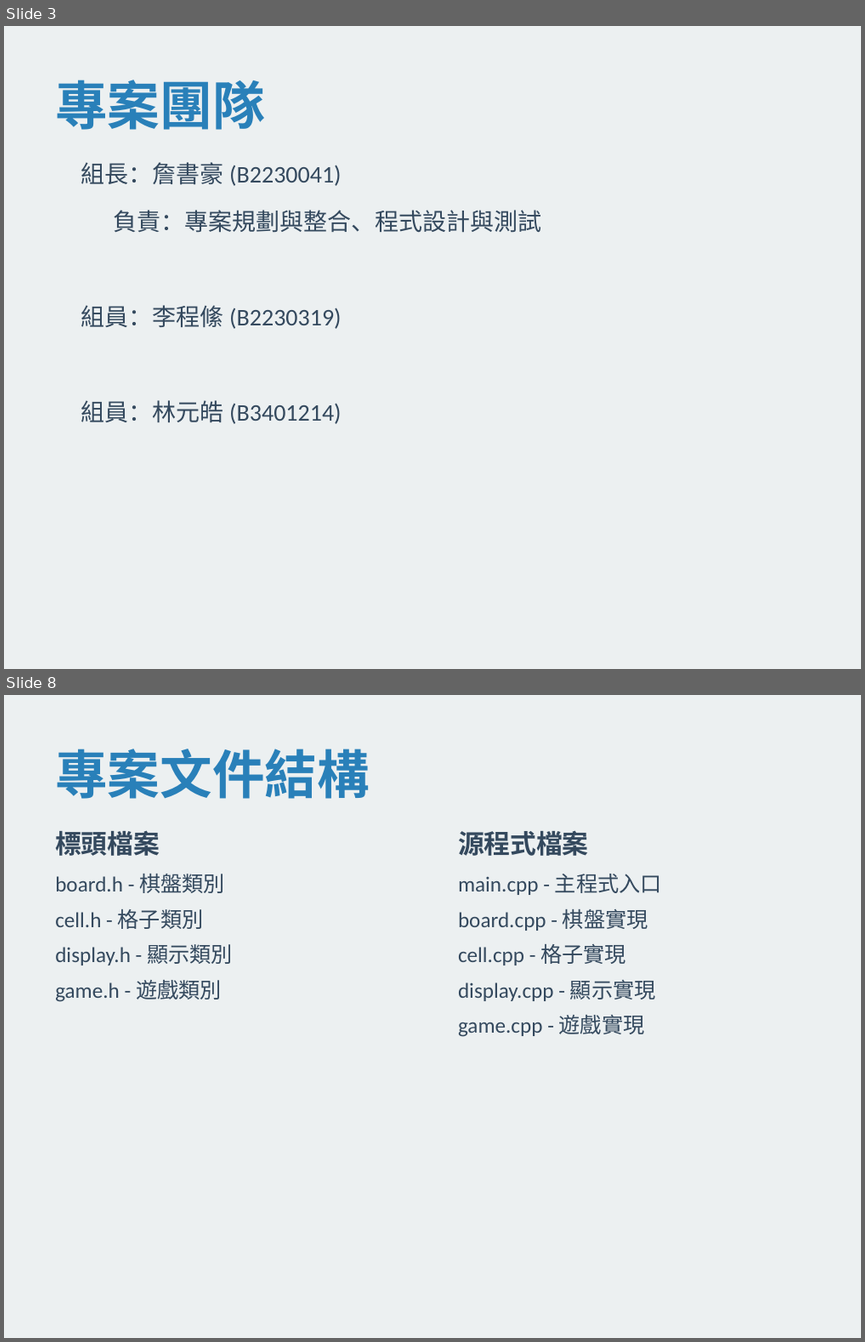
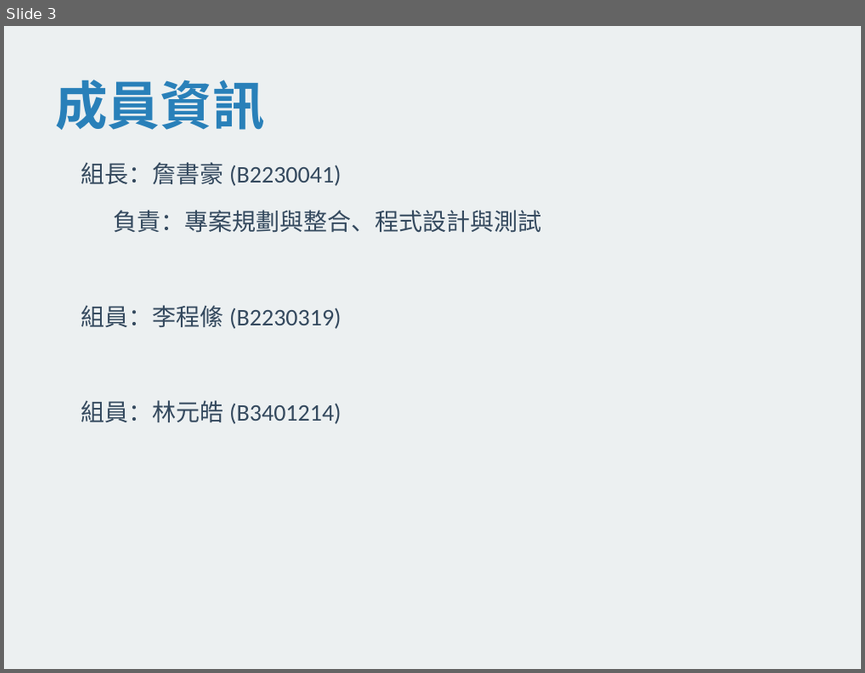
Before and after one commit to XJacksonChrisX/minesweeper, a slide deck: 踩地雷遊戲_專題報告.pptx. Shown one above the other, each under a label of ours: slides 3 and 8 before the commit, slide 3 after it; the slides between them are not shown. The pictures are 865x1342 and 865x673 pixels, drawn with LibreOffice and Linux fonts; fonts in the diff are those of the drawing. Boxes give left, top, right and bottom in pixels: in the first picture for what was removed or moved away, otherwise in the second. Text is boxed around its words. In the diff, an @@ line names an element or a change of style, - is before the commit and + after.

```diff
--- a/踩地雷遊戲_專題報告.pptx
+++ b/踩地雷遊戲_專題報告.pptx
@@ slide 8 removed at box(4, 695, 861, 1338), background #ECF0F1 @@
@@ text removed at box(55, 749, 370, 799) @@
-專案文件結構
@@ text removed at box(55, 831, 160, 856) @@
-標頭檔案
@@ text removed at box(458, 830, 589, 856) @@
-源程式檔案
@@ text removed at box(55, 873, 233, 1002) @@
-board.h - 棋盤類別
-cell.h - 格子類別
-display.h - 顯示類別
-game.h - 遊戲類別
@@ text removed at box(458, 873, 662, 1037) @@
-main.cpp - 主程式入口
-board.cpp - 棋盤實現
-cell.cpp - 格子實現
-display.cpp - 顯示實現
-game.cpp - 遊戲實現
@@ slide 3 changed as well @@
@@ text at box(55, 80, 264, 130): text changed @@
-專案團隊
+成員資訊
```
Also in this commit, not shown: 3 other slides changed, 5 slides added, 6 other slides removed.
